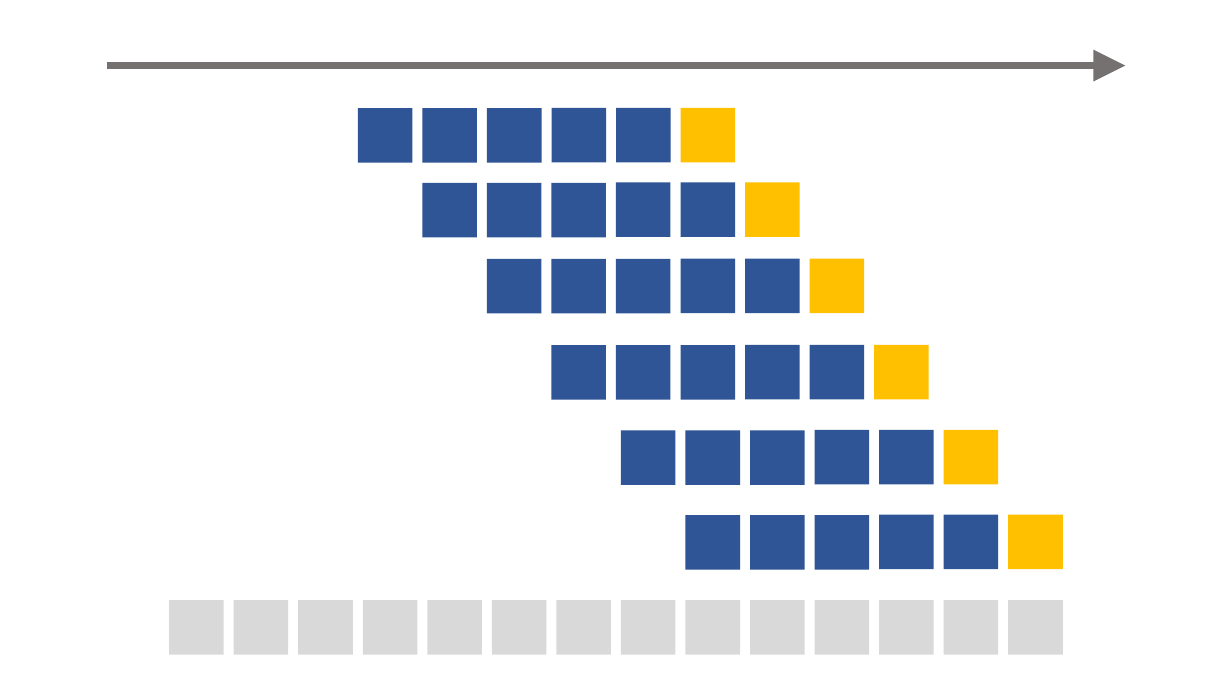
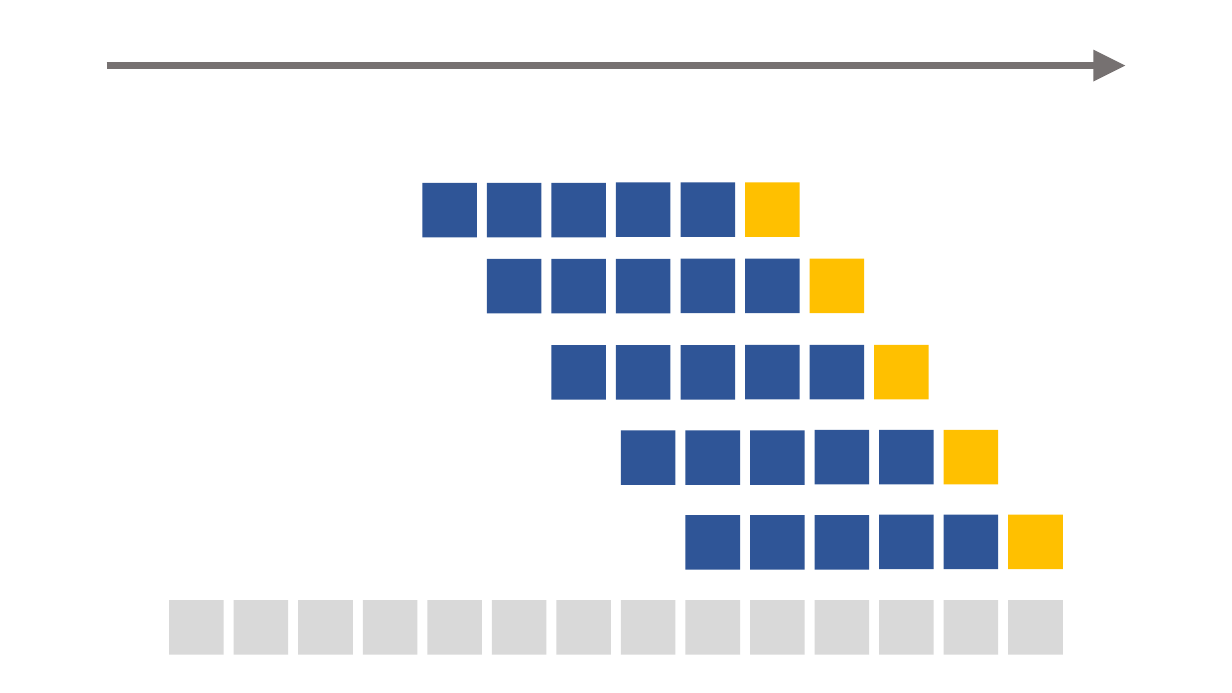
Before and after one commit to hessihan/eps_foracasting, a slide deck: slide 2 of paper/tex/img/ppt_img.pptx. Drawn at 1232x693 pixels with LibreOffice and Linux fonts; fonts in the diff are those of the drawing. Boxes give left, top, right and bottom in pixels: in the first picture for what was removed or moved away, otherwise in the second. Text is boxed around its words. In the diff, an @@ line names an element or a change of style, - is before the commit and + after.

```diff
--- a/paper/tex/img/ppt_img.pptx
+++ b/paper/tex/img/ppt_img.pptx
@@ group removed at (358,108,736,163): 6 rectangles @@
```
Also in this commit, not shown: 1 other slide changed, 8 slides added, 16 other files.
